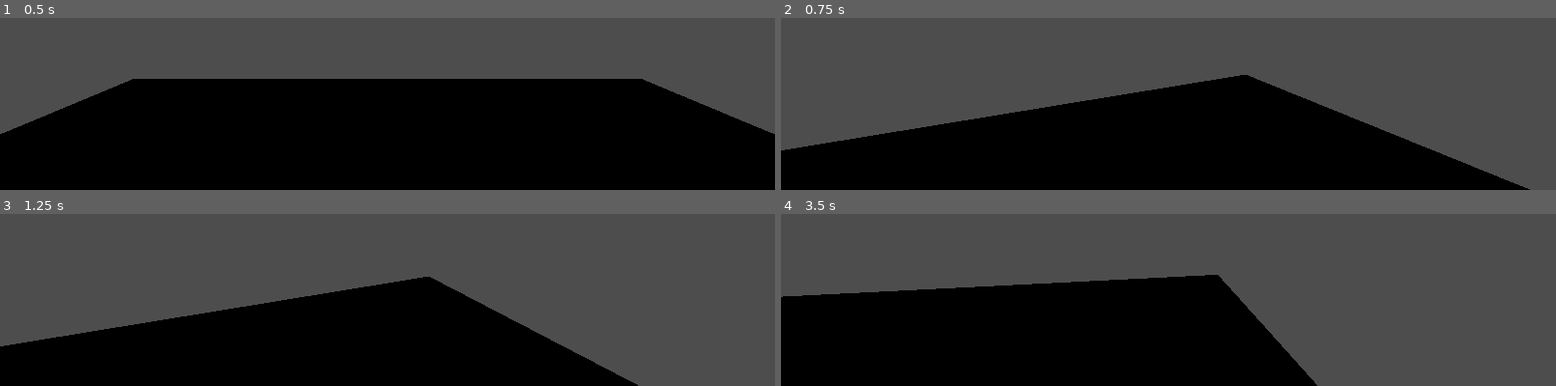
Above: before the commit, frames 1-4 (two rows, left to right).
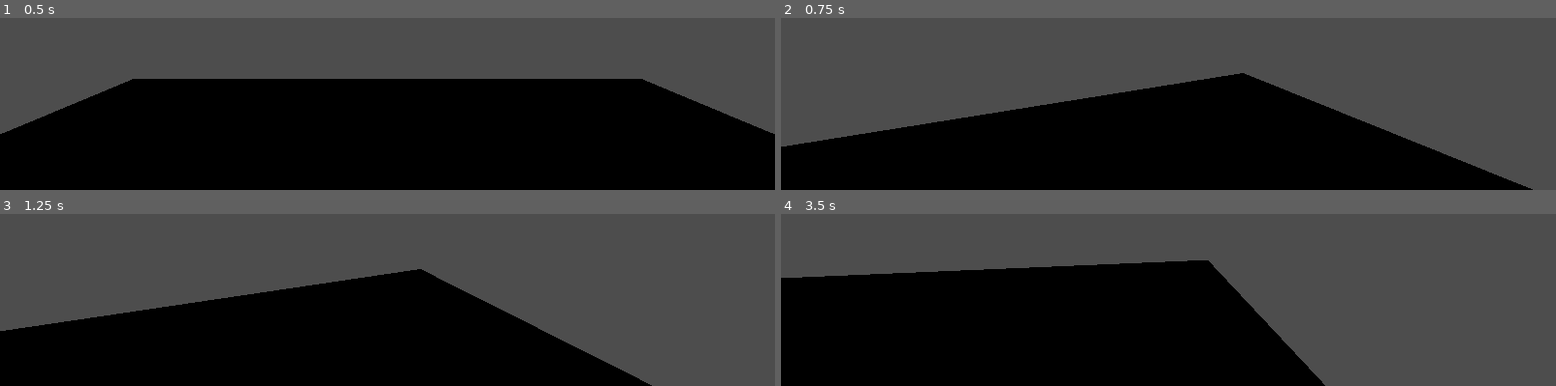
Above: after the commit, the same moments.

Repository: Volentie/The-Fractured-Codex
Game: Godot game, scene res://Scenes/main.tscn
The game is run twice, just before and just after one commit, with the same random seed, the same clock (stepped at 60 frames per second) and the same inputs.
Inputs (mouse positions are in pixels of both pictures, inside the frame that each line leads up to):
- Up to frame 1 (0.5 s): no input
- Up to frame 2 (0.75 s): tap Enter at 0.5 s; move the mouse to (outside the picture) at 0.52 s; hold D (go_right) from 0.53 s (still down)
- Up to frame 3 (1.25 s): keep holding D (go_right)
- Up to frame 4 (3.5 s): move the mouse to (outside the picture) at 1.27 s; release D (go_right) at 1.28 s; hold S (go_backward) 1.28-2.03 s; move the mouse to (outside the picture) at 2.02 s; hold D (go_right) 2.03-2.78 s; move the mouse to (1129, 255) at 2.77 s; hold W (go_forward) from 2.78 s (still down)

Frame 1 is identical in both runs. In frame 2, 1.1% of the frame differs, in the area x 0-97%, y 32-100%; in frame 3, 4.6%; in frame 4, 6.0%, in the area x 0-71%, y 26-100%.

Commit message:
✨Update player controls and physics settings; add window management for cursor visibility

Diff:
--- a/Scenes/main.tscn
+++ b/Scenes/main.tscn
@@ -1,6 +1,9 @@
-[gd_scene load_steps=2 format=3 uid="uid://cqh2qhu71nccr"]
+[gd_scene load_steps=3 format=3 uid="uid://cqh2qhu71nccr"]
 
 [ext_resource type="PackedScene" uid="uid://bnydhinpkcbx5" path="res://Scenes/player.tscn" id="1_w3qr0"]
+
+[sub_resource type="StandardMaterial3D" id="StandardMaterial3D_mqkdf"]
+albedo_color = Color(0.1156, 0.102, 0.51, 1)
 
 [node name="main" type="Node3D"]
 
@@ -12,3 +15,4 @@
 [node name="CSGBox3D" type="CSGBox3D" parent="world"]
 use_collision = true
 size = Vector3(9.56519, 0.001, 10.643)
+material = SubResource("StandardMaterial3D_mqkdf")
--- a/Scripts/Autoload/physics.gd
+++ b/Scripts/Autoload/physics.gd
@@ -7,7 +7,7 @@
 
 const config = {
 	"world": {
-		"gravity": 0.5,
+		"gravity": 0.8,
 	},
 	"player": {
 		"mass": 1,
@@ -20,7 +20,8 @@
 		"velocity": {
 			"max": 100,
 			"min": -100,
-		}
+		},
+        "desaccelerate_factor": 0.2
 	}
 }
 
--- /dev/null
+++ b/Scripts/Autoload/window_management.gd
@@ -0,0 +1,20 @@
+extends Node
+
+var window_has_focus = false
+
+func hide_cursor() -> void:
+    Input.set_mouse_mode(Input.MOUSE_MODE_HIDDEN)
+    window_has_focus = true
+
+func show_cursor() -> void:
+    Input.set_mouse_mode(Input.MOUSE_MODE_VISIBLE)
+    window_has_focus = false
+
+func _ready() -> void:
+    hide_cursor()
+
+func _notification(what: int) -> void:
+    if what == NOTIFICATION_APPLICATION_FOCUS_IN:
+        hide_cursor()
+    elif what == NOTIFICATION_APPLICATION_FOCUS_OUT:
+        show_cursor()
--- a/Scripts/Dynamic/player.gd
+++ b/Scripts/Dynamic/player.gd
@@ -19,41 +19,57 @@
 var config = Physics.config
 var world_config = config["world"]
 var player_config = config["player"]
+var player_accel = player_config.accel
+var player_walk_accel = player_accel["walk"]
+var player_jump_accel = player_accel["jump"]
 var constraints_config = config["constraints"]
 var translation = Physics.translation
 var min_vel = constraints_config.velocity["min"]
 var max_vel = constraints_config.velocity["max"]
 var min_vel_v = Vector3(min_vel, min_vel, min_vel)
 var max_vel_v = Vector3(max_vel, max_vel, max_vel)
-var _scale = player_config.accel["walk"]
-const desaccelerate_factor = 0.2
+var desaccelerate_factor = constraints_config.desaccelerate_factor
 @onready var camera = $player_camera
 
 var last_mouse_pos: Vector2
 
-func accelerate(axis: String, dir) -> void:
-	assert(axis and _scale and dir, "Invalid parameters")
-	if dir == "pos":
-		dir = 1
-	else:
-		dir = -1
-	translation["accel"] = (VU3[axis] * _scale) * dir
+func accelerate(vec: Vector3, _scale = player_walk_accel) -> void:
+	assert(vec and vec is Vector3, "Invalid vector")
+	translation["accel"] = vec * _scale
 	translation["velocity"] += translation["accel"]
 
+func get_camera_relative_axis(axis: String) -> Vector3:
+	var cam_basis = camera.global_transform.basis
+	if axis == "x":
+		return cam_basis.x
+	elif axis == "y":
+		return cam_basis.y
+	elif axis == "z":
+		return cam_basis.z
+	else:
+		Phaux.error("Invalid axis: " + axis)
+		return VU3.c
+
+func get_normalized_camera_relative_axis(axis: String) -> Vector3:
+	var basis_vec: Vector3 = get_camera_relative_axis(axis)
+	basis_vec.y = 0
+	return basis_vec.normalized()
+
 func go_forward() -> void:
-	accelerate("z", "neg")
+	accelerate(-get_normalized_camera_relative_axis("z"))
 
 func go_backward() -> void:
-	accelerate("z", "pos")
+	accelerate(get_normalized_camera_relative_axis("z"))
 
 func go_left() -> void:
-	accelerate("x", "neg")
+	accelerate(-get_normalized_camera_relative_axis("x"))
 
 func go_right() -> void:
-	accelerate("x", "pos")
+	accelerate(get_normalized_camera_relative_axis("x"))
 
 func go_up() -> void:
-	accelerate("y", "pos")
+	if is_on_floor():
+		accelerate(VU3.y, player_jump_accel)
 
 func clear_accel():
 	translation["accel"] = VU3.c
@@ -62,7 +78,7 @@
 	translation["velocity"] = VU3.c
 
 func apply_gravity() -> void:
-	translation["accel"] -= VU3.y * world_config.gravity
+	accelerate(VU3.y, -world_config.gravity)
 
 func update_values(constraint: bool) -> void:
 	velocity = translation["velocity"]
@@ -82,9 +98,13 @@
 	# Camera translation
 	camera_translation()
 
+func get_mouse_pos() -> Vector2:
+	var viewport = get_viewport()
+	return viewport.get_mouse_position()
+
 func camera_translation():
 	var viewport = get_viewport()
-	var mouse_pos = viewport.get_mouse_position()
+	var mouse_pos = get_mouse_pos()
 	var center = Vector2(viewport.size.x / 2, viewport.size.y / 2)
 	var delta = mouse_pos - center
 	var sensitivity = 0.1
@@ -98,11 +118,13 @@
 
 
 func desaccelerate():
+	var clear = Vector3(0, translation["velocity"].y, 0)
 	# Desaccelerate and round to 0 if close enough
 	if translation["velocity"].length() < 0.1:
-		translation["velocity"] = VU3.c
+		translation["velocity"] = clear
 	else:
-		translation["velocity"] = translation["velocity"].lerp(VU3.c, desaccelerate_factor)
+		# TODO: confliting with apply_gravity
+		translation["velocity"] = translation["velocity"].lerp(clear, desaccelerate_factor)
 
 
 func update_transform(input_method: StringName, action: StringName) -> void:
@@ -114,6 +136,9 @@
 		Phaux.error("Invalid action: " + action)
 
 func _process(_delta):
+	if not WindowManagement.window_has_focus:
+		return
+
 	# Check for input
 	for custom_action in map:
 		if Input.is_action_pressed(custom_action):
--- a/project.godot
+++ b/project.godot
@@ -16,9 +16,10 @@
 
 [autoload]
 
+WindowManagement="*res://Scripts/Autoload/window_management.gd"
+Physics="*res://Scripts/Autoload/physics.gd"
 Phaux="*res://Scripts/Autoload/phaux.gd"
 CustomInputs="*res://Scripts/Autoload/custom_inputs.gd"
-Physics="*res://Scripts/Autoload/physics.gd"
 
 [dotnet]
 
